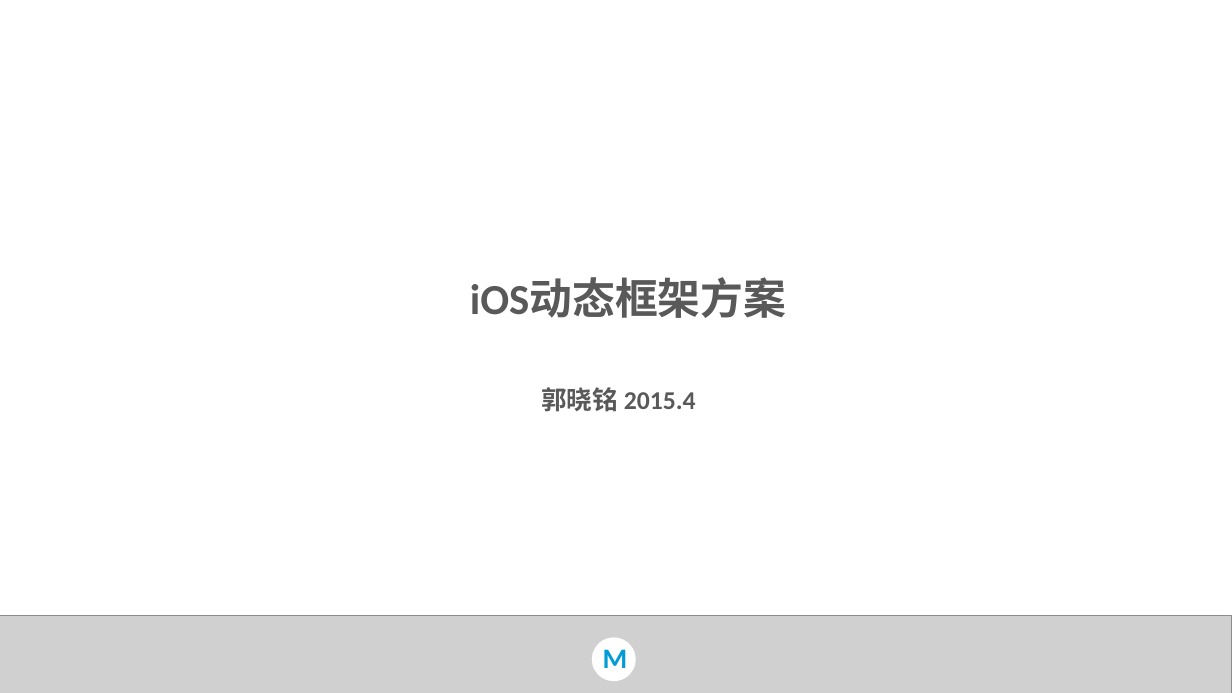
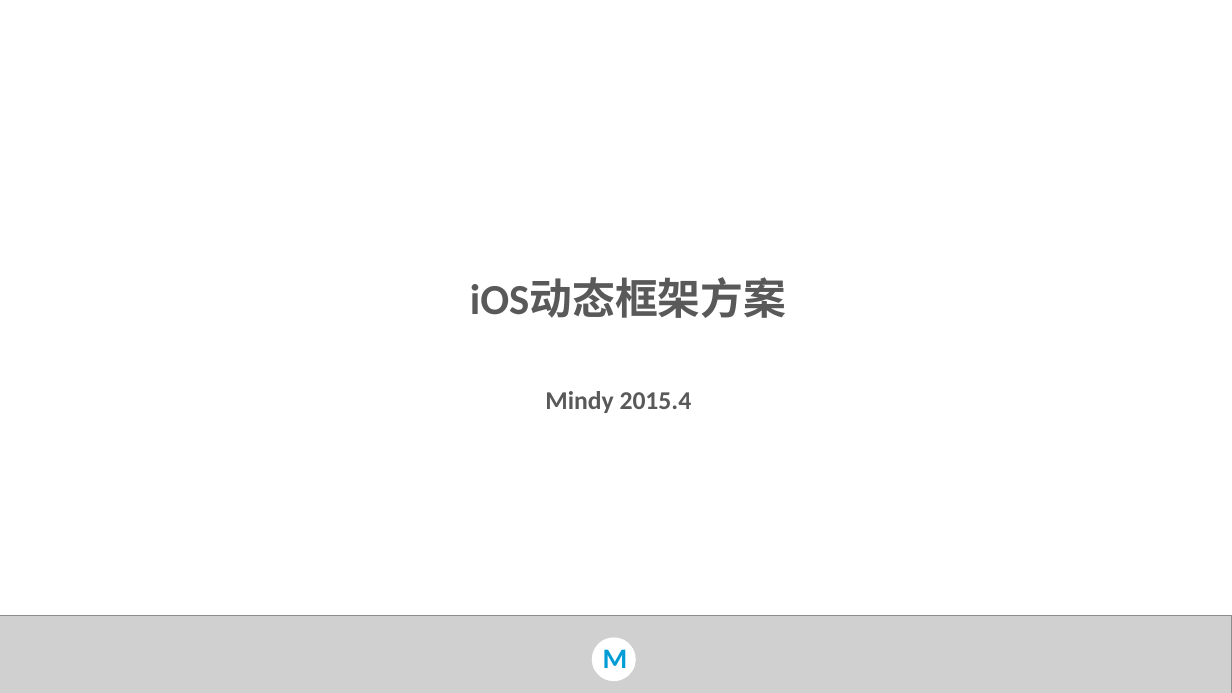
Before and after one commit to grittymindy/dynamic-behavior-solutions, a slide deck: slide 1 of iOS动态框架.pptx. Drawn at 1232x693 pixels with LibreOffice and Linux fonts; fonts in the diff are those of the drawing; grey boxes stand for pictures. Boxes give left, top, right and bottom in pixels: in the first picture for what was removed or moved away, otherwise in the second. Text is boxed around its words. In the diff, an @@ line names an element or a change of style, - is before the commit and + after.

Commit message:
Modify PPT

```diff
--- a/iOS动态框架.pptx
+++ b/iOS动态框架.pptx
@@ text at <box>545,391,692,413</box>: text changed @@
-郭晓铭 2015.4
+Mindy 2015.4
```
